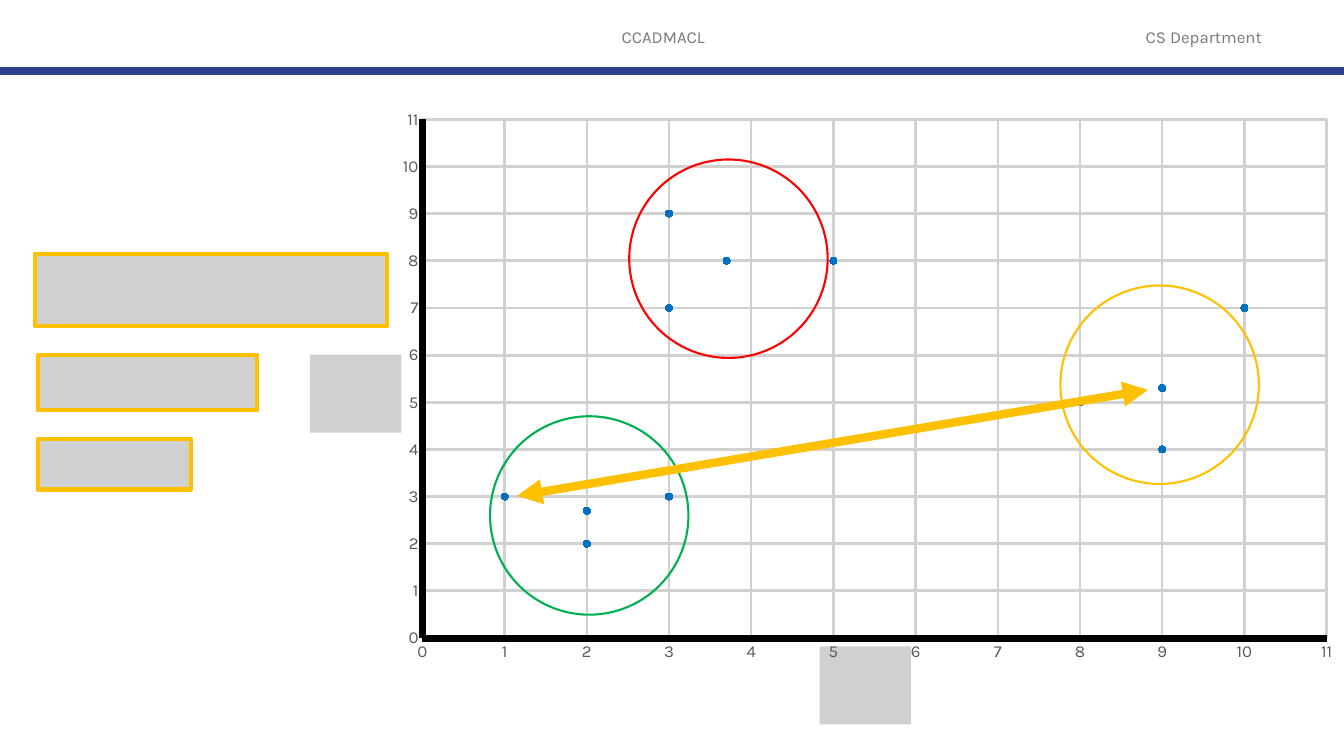
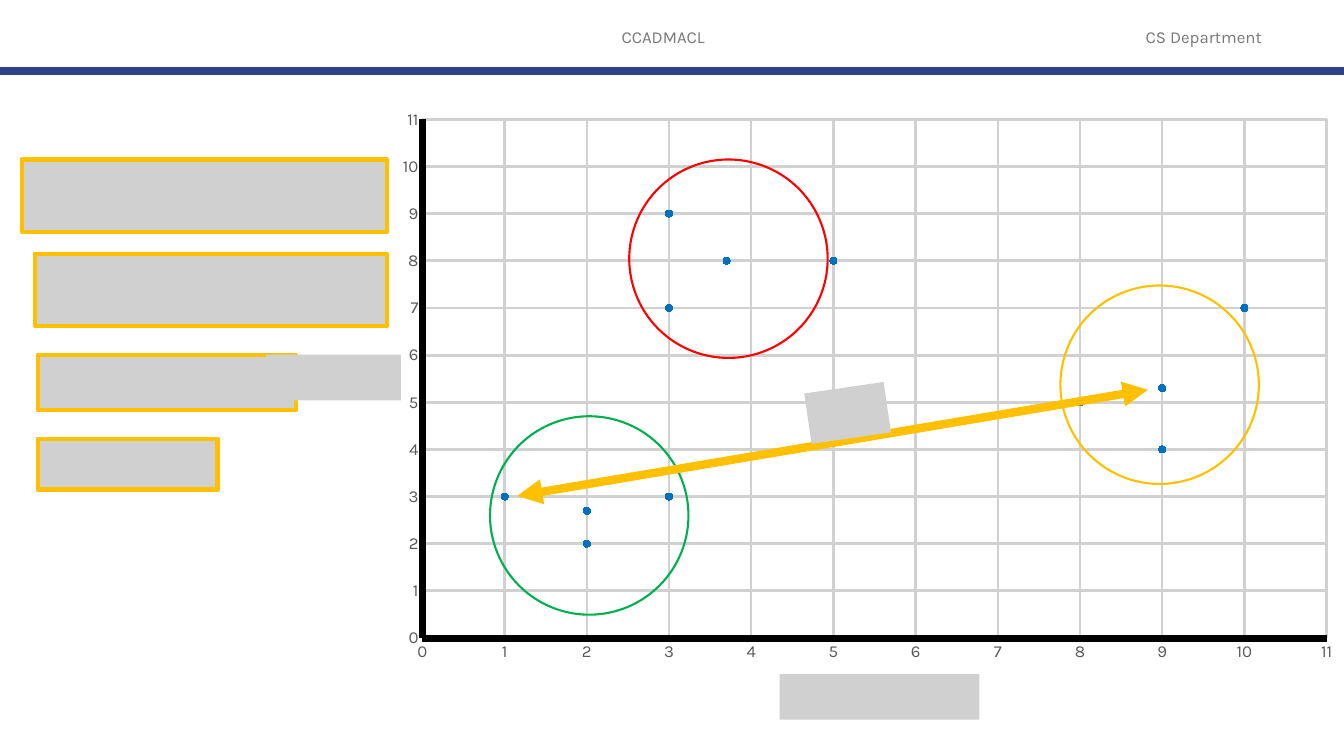
Before and after one commit to robitussin/CCADMACL, a slide deck: slide 118 of 4 - K-Means Algorithm/K-Means Clustering (new).pptx (slide 116 before the commit). Drawn at 1344x756 pixels with LibreOffice and Linux fonts; fonts in the diff are those of the drawing; grey boxes stand for pictures; background and template pictures are left out. Boxes give left, top, right and bottom in pixels: in the first picture for what was removed or moved away, otherwise in the second. Text is boxed around its words. In the diff, an @@ line names an element or a change of style, - is before the commit and + after.

```diff
--- a/4 - K-Means Algorithm/K-Means Clustering (new).pptx
+++ b/4 - K-Means Algorithm/K-Means Clustering (new).pptx
@@ picture added at bbox=[22, 159, 387, 232] @@
@@ picture: place and size @@
-picture at bbox=[38, 355, 258, 410]
+picture at bbox=[38, 355, 296, 410]
@@ picture added at bbox=[266, 355, 401, 400] @@
@@ picture removed at bbox=[310, 355, 401, 433] @@
@@ picture added at bbox=[804, 382, 891, 443] @@
@@ picture: place and size @@
-picture at bbox=[38, 439, 192, 489]
+picture at bbox=[38, 439, 218, 489]
@@ picture removed at bbox=[820, 646, 911, 724] @@
@@ picture added at bbox=[779, 675, 979, 720] @@
```
Also in this commit, not shown: 26 other slides changed, 3 slides added, 1 slide removed, 1 other file.
